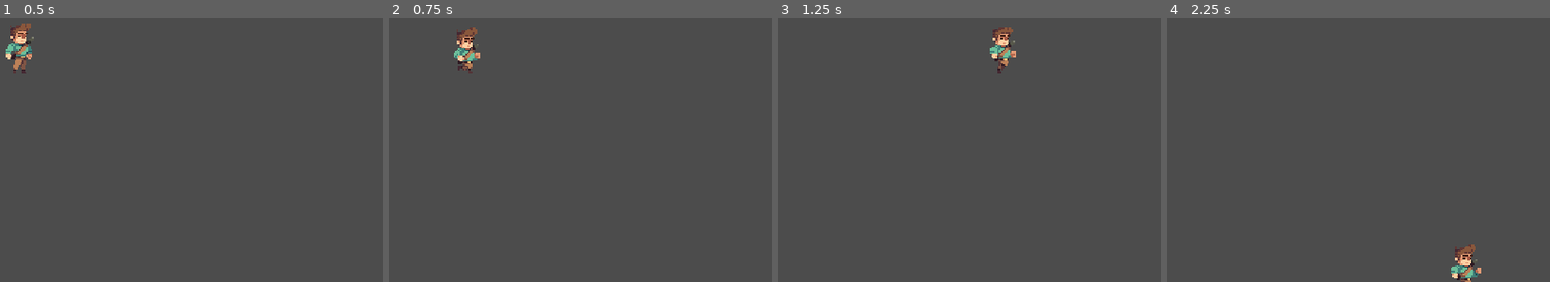
Above: before the commit, frames 1-4 (left to right).
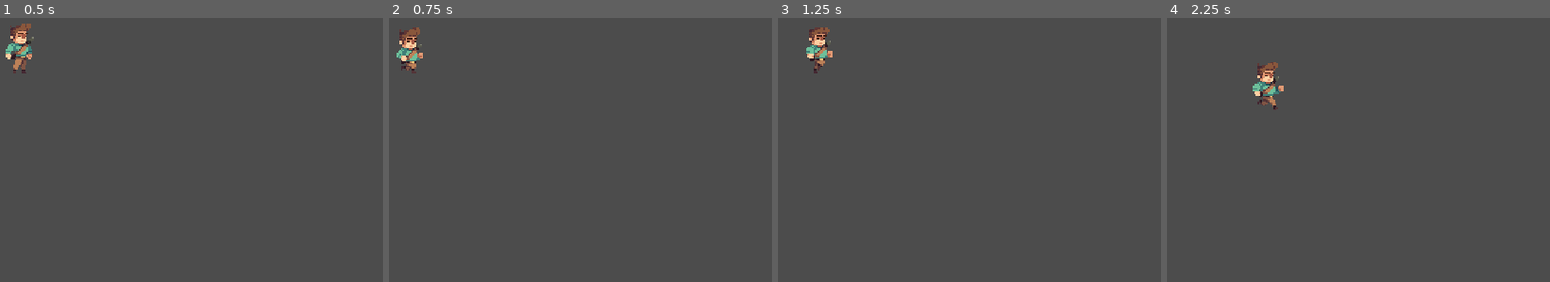
Above: after the commit, the same moments.

Repository: IvessJohn/godot-acceleration-and-friction-2D
Game: Godot game, scene res://Level.tscn
The game is run twice, just before and just after one commit, with the same random seed, the same clock (stepped at 60 frames per second) and the same inputs.
Inputs:
- Up to frame 1 (0.5 s): no input
- Up to frame 2 (0.75 s): hold D (move_right) from 0.53 s (still down)
- Up to frame 3 (1.25 s): keep holding D (move_right)
- Up to frame 4 (2.25 s): release D (move_right) at 1.28 s; hold S (move_down) 1.28-2.03 s; hold D (move_right) from 2.03 s (still down)

Frame 1 is identical in both runs. In frame 2, 1.3% of the frame differs, in the area x 1-24%, y 3-20%; in frame 3, 1.2%; in frame 4, 1.3%, in the area x 22-83%, y 16-100%.

Commit message:
Acceleration Added

Diff:
--- a/Level.tscn
+++ b/Level.tscn
@@ -6,3 +6,5 @@
 
 [node name="Player" parent="." instance=ExtResource( 1 )]
 position = Vector2( 265, 141 )
+ACCELERATION = 1
+FRICTION = 10
--- a/Player.gd
+++ b/Player.gd
@@ -1,6 +1,8 @@
 extends KinematicBody2D
 
 export(int) var SPEED: int = 200
+export(int) var ACCELERATION: int = 30
+export(int) var FRICTION: int = 50
 var velocity: Vector2 = Vector2.ZERO
 
 onready var sprite = $Sprite
@@ -11,7 +13,7 @@
 	var input_dir: Vector2 = get_input_direction()
 	# Moving
 	if input_dir != Vector2.ZERO:
-		velocity = input_dir * SPEED
+		accelerate(input_dir)
 		animPlayer.play("run")
 
 		# Turn around
@@ -19,12 +21,18 @@
 			sprite.scale.x = sign(input_dir.x)
 	# Idle
 	else:
-		velocity = Vector2.ZERO
+		apply_friction()
 		animPlayer.play("idle")
 	move()
 
 func move():
 	velocity = move_and_slide(velocity)
+
+func accelerate(direction: Vector2):
+	velocity = velocity.move_toward(SPEED * direction, ACCELERATION)
+
+func apply_friction():
+	velocity = velocity.move_toward(Vector2.ZERO, FRICTION)
 
 func get_input_direction() -> Vector2:
 	var input_direction = Vector2.ZERO
Not shown, changed: CODE.txt
